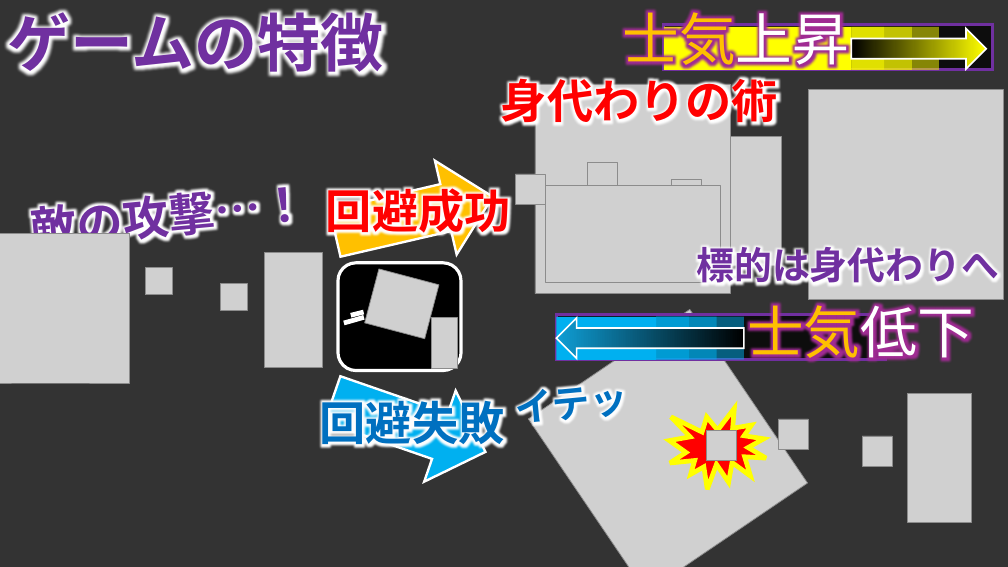
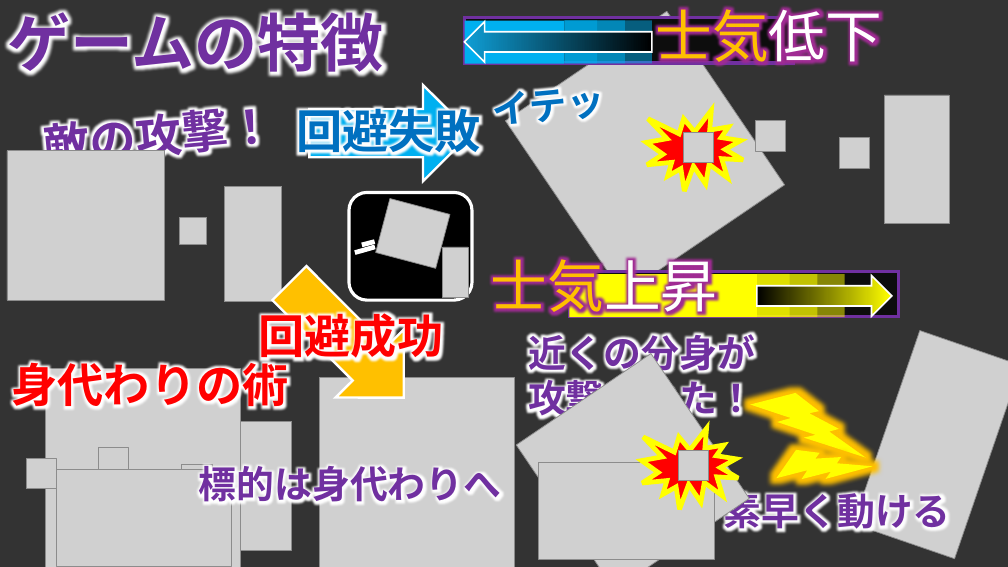
Before and after one commit to TomoyaKanazaki/TeamNinja, a slide deck: slide 7 of 98_plan/00_pptx/100_mainplan.pptx (slide 8 before the commit). Drawn at 1008x567 pixels with LibreOffice and Linux fonts; fonts in the diff are those of the drawing; grey boxes stand for pictures; background and template pictures are left out. Boxes give left, top, right and bottom in pixels: in the first picture for what was removed or moved away, otherwise in the second. Text is boxed around its words. In the diff, an @@ line names an element or a change of style, - is before the commit and + after.

```diff
--- a/98_plan/00_pptx/100_mainplan.pptx
+++ b/98_plan/00_pptx/100_mainplan.pptx
@@ right arrow moved from (x1=557, y1=318, x2=744, y2=359) to (x1=464, y1=22, x2=652, y2=63) @@
@@ 5 rectangles, 1 text moved together from (x1=557, y1=296, x2=974, y2=368) to (x1=465, y1=0, x2=882, y2=72) @@
@@ right arrow at (x1=309, y1=85, x2=471, y2=181): rotation 19 to 0 degrees @@
@@ 3 pictures, 1 text moved together from (x1=529, y1=310, x2=892, y2=567) to (x1=494, y1=11, x2=870, y2=294) @@
@@ text at (x1=45, y1=116, x2=91, y2=151): text changed @@
-敵の攻撃…！
+敵の攻撃！
@@ text "回避失敗" moved from (x1=320, y1=393, x2=505, y2=452) to (x1=296, y1=101, x2=481, y2=160) @@
@@ 2 pictures, 1 irregular seal moved together from (x1=669, y1=393, x2=972, y2=523) to (x1=647, y1=95, x2=949, y2=225) @@
@@ picture resized from (x1=0, y1=234, x2=130, y2=383) to (x1=7, y1=150, x2=165, y2=300) @@
@@ picture moved from (x1=265, y1=253, x2=322, y2=368) to (x1=224, y1=186, x2=281, y2=302) @@
@@ picture moved from (x1=220, y1=283, x2=247, y2=310) to (x1=180, y1=217, x2=207, y2=244) @@
@@ right arrow at (x1=255, y1=249, x2=438, y2=432): mirrored; rotation 347 to 45 degrees @@
@@ 2 pictures, 2 lines, 1 rounded rectangle moved together from (x1=338, y1=263, x2=461, y2=371) to (x1=349, y1=193, x2=473, y2=300) @@
@@ text "士気上昇" moved from (x1=622, y1=3, x2=849, y2=75) to (x1=491, y1=250, x2=718, y2=322) @@
@@ 4 rectangles, 1 right arrow moved together from (x1=664, y1=24, x2=993, y2=70) to (x1=569, y1=271, x2=898, y2=318) @@
@@ rectangle moved from (x1=851, y1=26, x2=884, y2=70) to (x1=757, y1=274, x2=789, y2=317) @@
@@ text "回避成功" moved from (x1=326, y1=181, x2=511, y2=240) to (x1=259, y1=306, x2=444, y2=365) @@
@@ text added at (x1=528, y1=328, x2=755, y2=423), 36 pt, text #7030A0, bold @@
+近くの分身が
+攻撃された！
@@ 7 pictures, 1 text moved together from (x1=501, y1=71, x2=1004, y2=300) to (x1=11, y1=355, x2=514, y2=567) @@
@@ picture added at (x1=516, y1=354, x2=749, y2=567) @@
@@ picture added at (x1=854, y1=331, x2=1008, y2=559) @@
@@ lightning bolt added at (x1=750, y1=393, x2=866, y2=458), fill #FFFF00 @@
@@ lightning bolt added at (x1=770, y1=419, x2=873, y2=518), fill #FFFF00 @@
@@ irregular seal added at (x1=642, y1=429, x2=739, y2=510), fill #FF0000, outline #FFFF00 4.5 pt @@
@@ text "標的は身代わりへ" moved from (x1=696, y1=241, x2=998, y2=290) to (x1=199, y1=460, x2=501, y2=509) @@
@@ picture added at (x1=539, y1=462, x2=715, y2=559) @@
@@ picture moved from (x1=145, y1=268, x2=172, y2=295) to (x1=679, y1=451, x2=709, y2=481) @@
@@ text added at (x1=724, y1=487, x2=951, y2=536), 36 pt, text #7030A0, bold @@
+素早く動ける
```
Also in this commit, not shown: 4 other slides changed, 1 slide removed.
